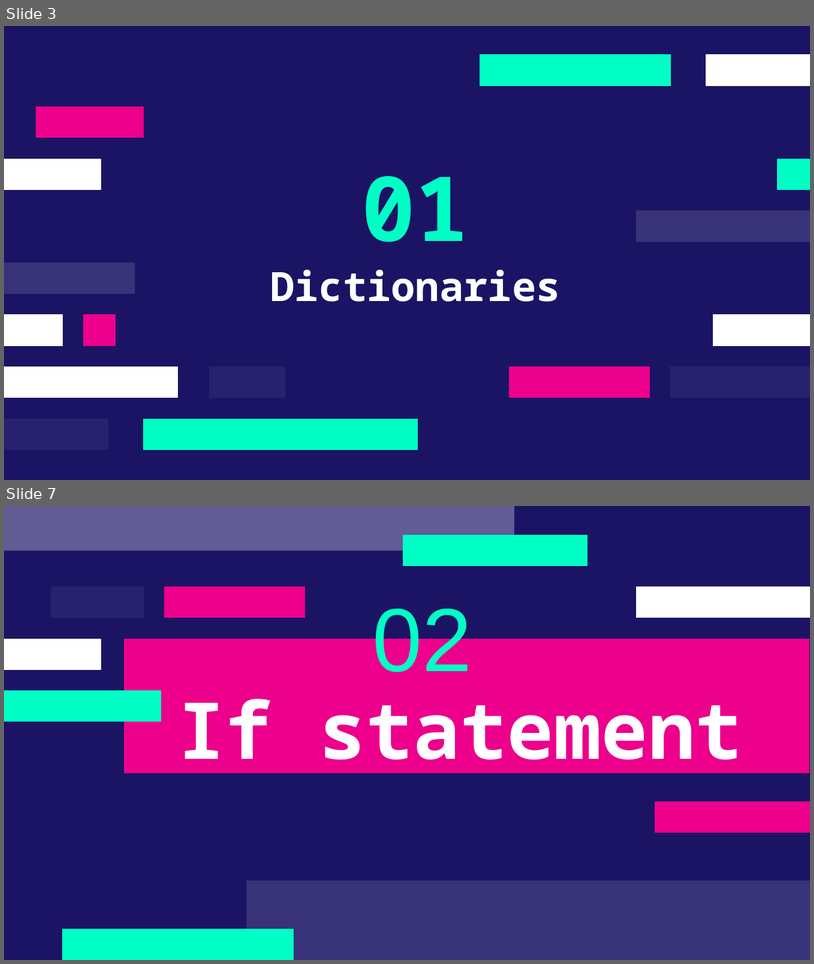
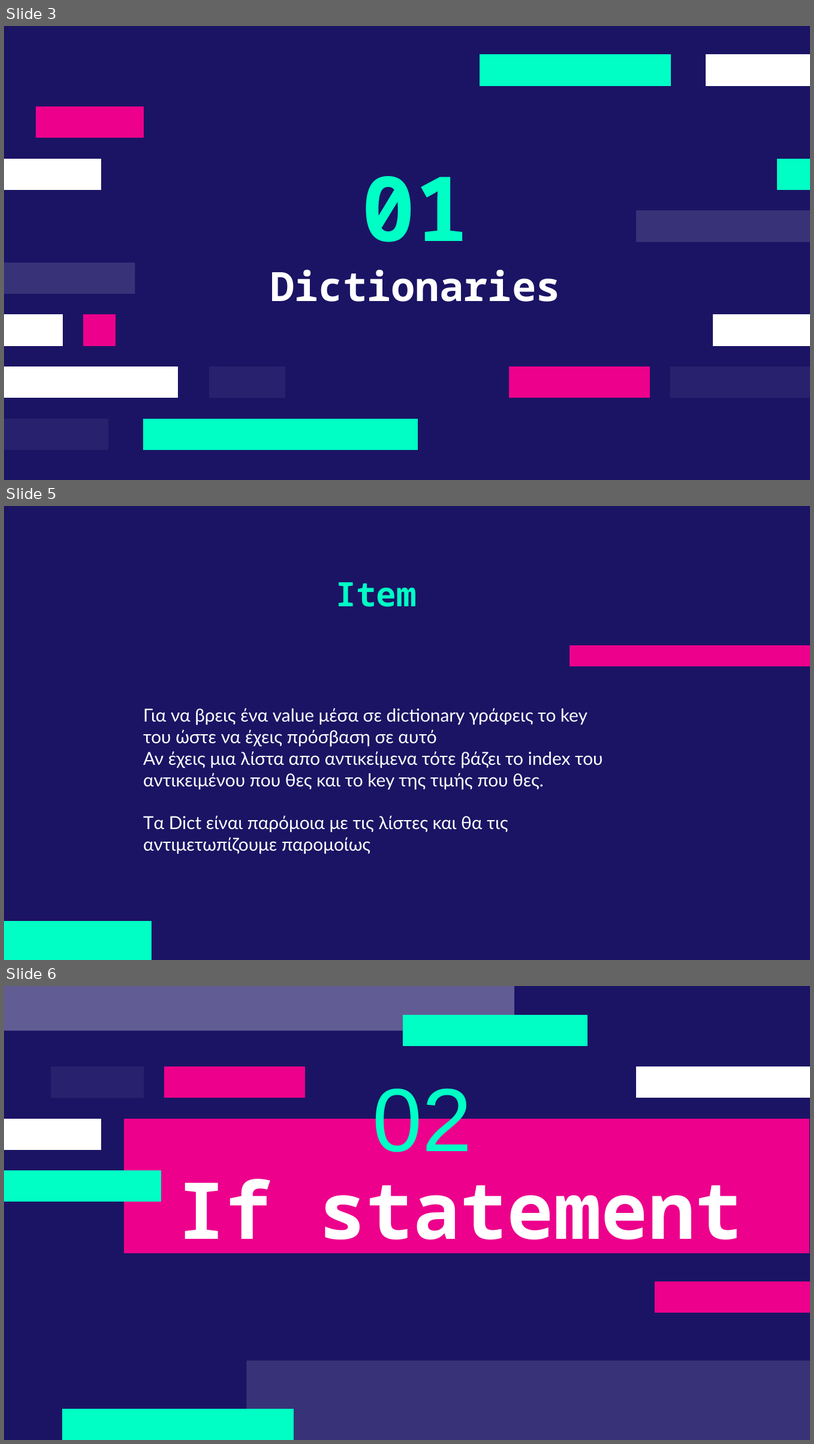
Before and after one commit to deepblue597/python_tutorial, a slide deck: lesson 2/Lesson 2 Python.pptx. Shown one above the other, each under a label of ours: slides 3 and 7 before the commit, slides 3, 5 and 6 after it; the slides between them are not shown. The pictures are 814x964 and 814x1444 pixels, drawn with LibreOffice and Linux fonts; fonts in the diff are those of the drawing. Boxes give left, top, right and bottom in pixels: in the first picture for what was removed or moved away, otherwise in the second. Text is boxed around its words. In the diff, an @@ line names an element or a change of style, - is before the commit and + after.

```diff
--- a/lesson 2/Lesson 2 Python.pptx
+++ b/lesson 2/Lesson 2 Python.pptx
@@ slide 5 added at box(4, 506, 810, 960), background #1B1464 @@
@@ title added at box(336, 582, 416, 607), 30 pt, text #00FFC5, bold @@
+Item
@@ freeform shape added at box(570, 645, 810, 666), fill #EC008C @@
@@ text added at box(143, 708, 603, 853), 16 pt, text #FFFFFF @@
+Για να βρεις ένα value μέσα σε dictionary γράφεις το key του ώστε να έχεις πρόσβαση σε αυτό
+Αν έχεις μια λίστα απο αντικείμενα τότε βάζει το index του αντικειμένου που θες και το key της τιμής που θες.
+Tα Dict είναι παρόμοια με τις λίστες και θα τις αντιμετωπίζουμε παρομοίως
@@ freeform shape added at box(4, 921, 152, 959), fill #00FFC5 @@
@@ what was slide 7 is now slide 6 @@
```
Also in this commit, not shown: 1 slide changed, 2 other slides added, 3 slides removed, 3 other files.
